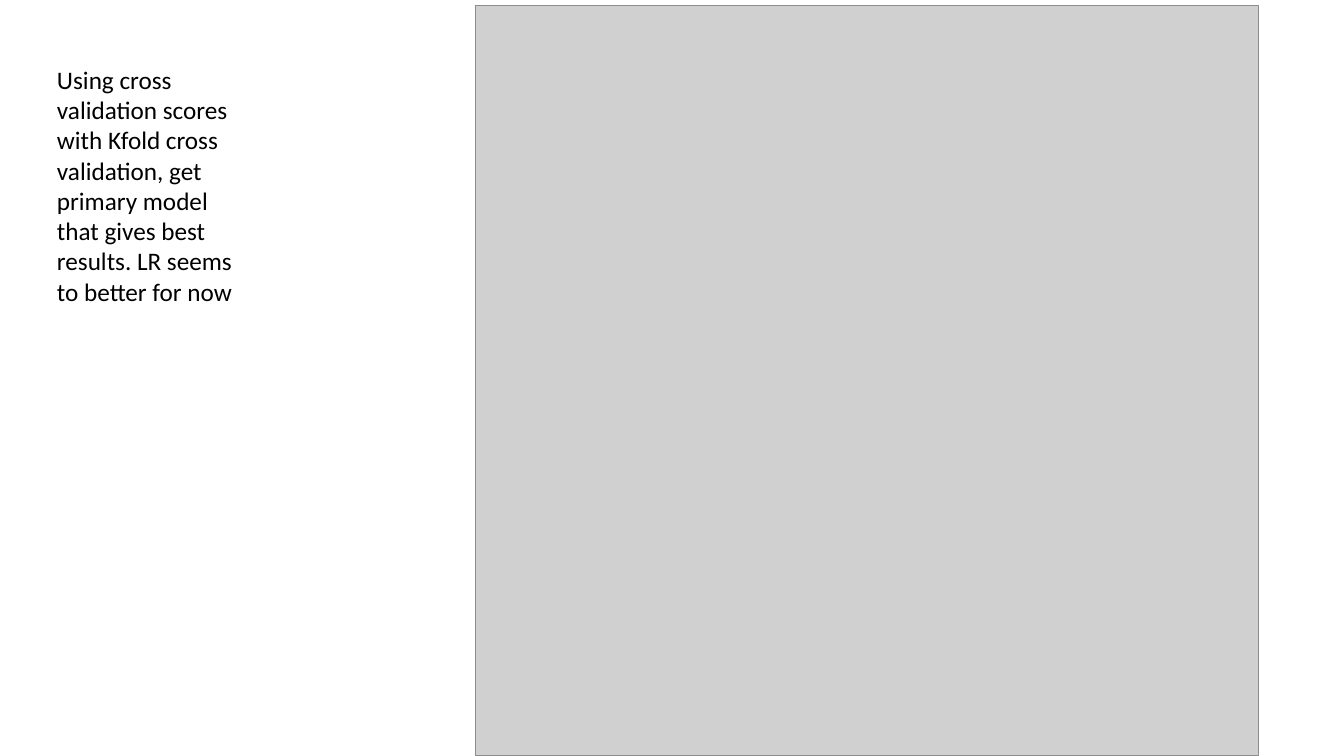
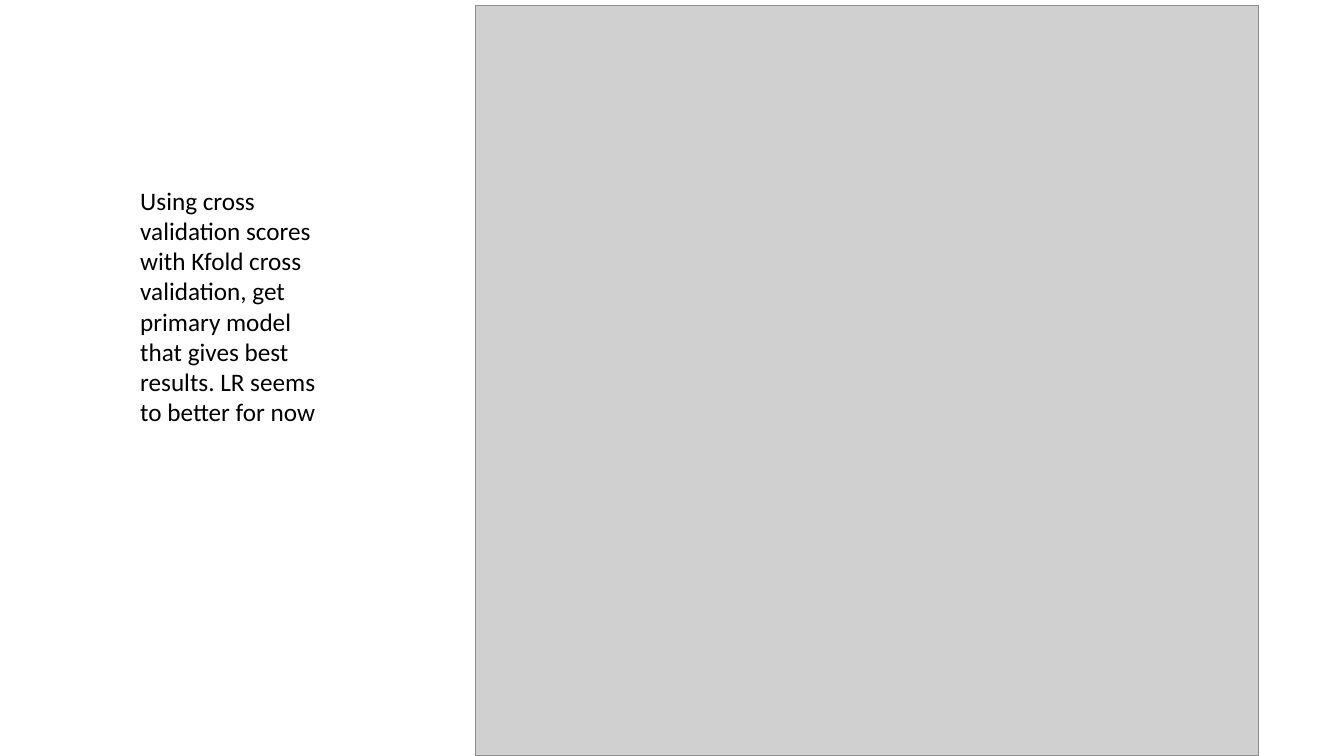
Before and after one commit to vikra8pc/FinalProject_RutgersDS, a slide deck: slide 11 of Presentation.pptx (slide 10 before the commit). Drawn at 1344x756 pixels with LibreOffice and Linux fonts; fonts in the diff are those of the drawing; grey boxes stand for pictures. Boxes give left, top, right and bottom in pixels: in the first picture for what was removed or moved away, otherwise in the second. Text is boxed around its words. In the diff, an @@ line names an element or a change of style, - is before the commit and + after.

```diff
--- a/Presentation.pptx
+++ b/Presentation.pptx
@@ text "Using cross validation scores with ..." moved from (x1=57, y1=71, x2=232, y2=301) to (x1=140, y1=192, x2=315, y2=421) @@
```
Also in this commit, not shown: 4 other slides changed, 11 slides added, 1 slide removed, 1 other file.
